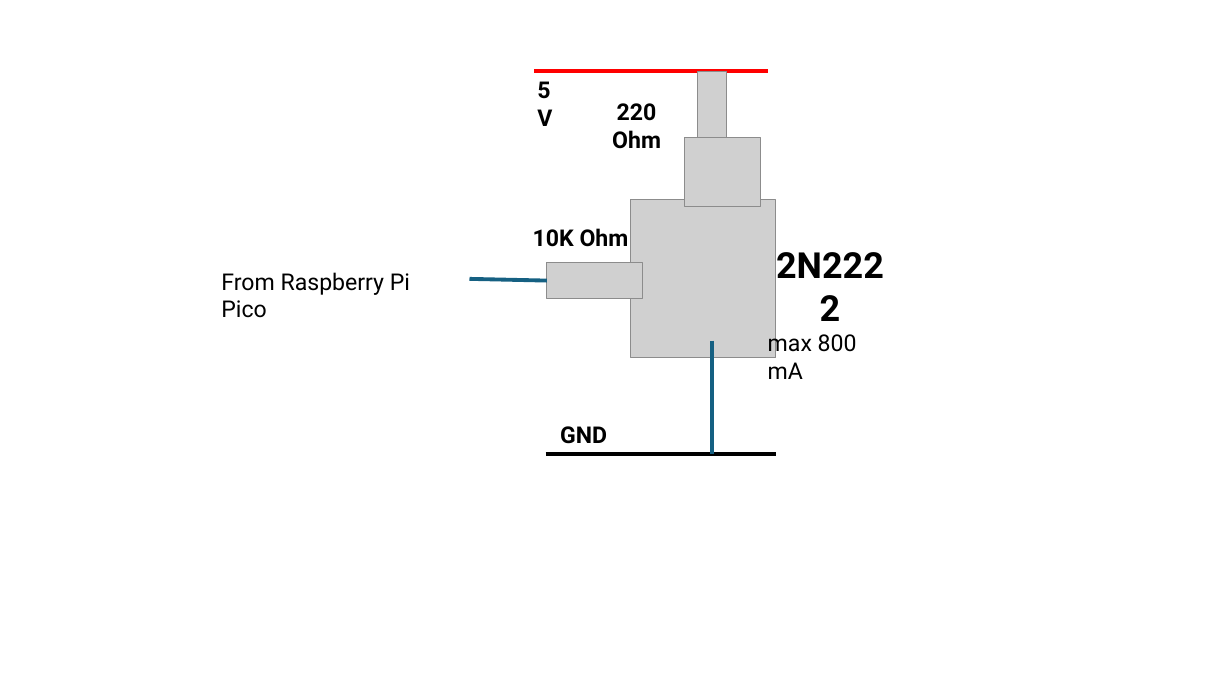
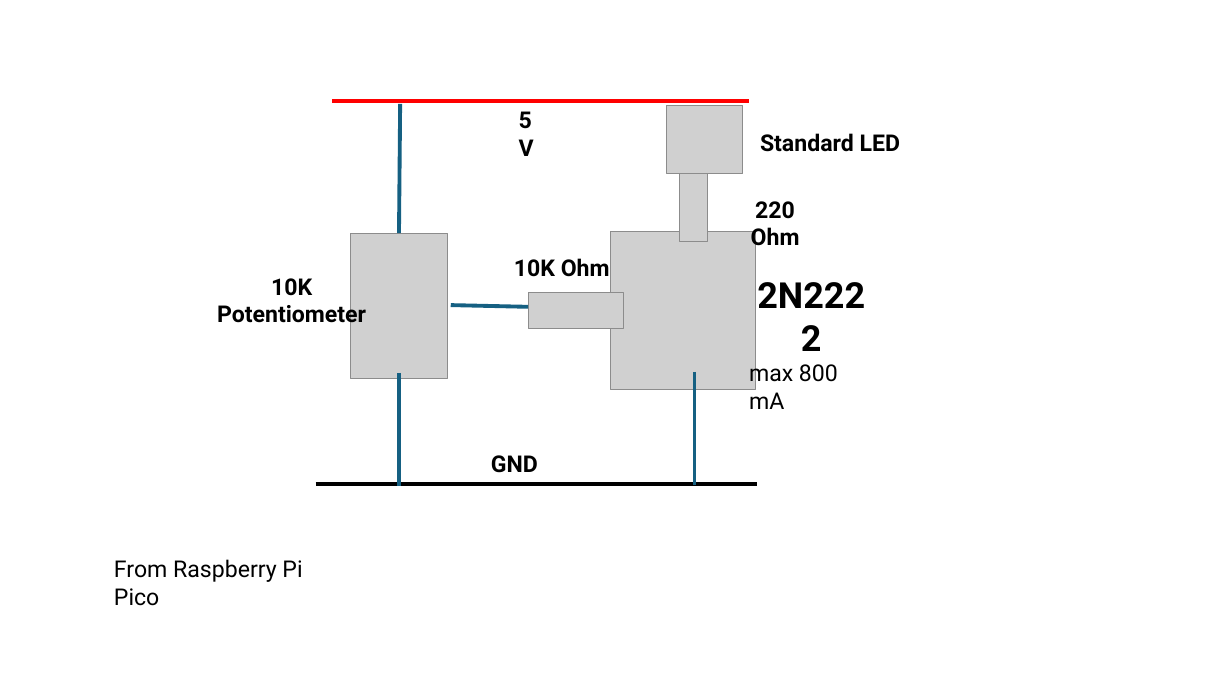
Before and after one commit to dmccreary/moving-rainbow, a slide deck: slide 2 of slides/Circuit-Diagrams.pptx (slide 1 before the commit). Drawn at 1232x693 pixels with LibreOffice and Linux fonts; fonts in the diff are those of the drawing; grey boxes stand for pictures. Boxes give left, top, right and bottom in pixels: in the first picture for what was removed or moved away, otherwise in the second. Text is boxed around its words. In the diff, an @@ line names an element or a change of style, - is before the commit and + after.

```diff
--- a/slides/Circuit-Diagrams.pptx
+++ b/slides/Circuit-Diagrams.pptx
@@ line moved from (534, 71) - (768, 71) to (333, 102) - (750, 102) @@
@@ line added from (400, 104) to (399, 233), #156082 3 pt @@
@@ picture: place and size @@
-picture at [684, 137, 760, 207]
+picture at [667, 105, 743, 174]
@@ text added at [760, 133, 900, 152], 18 pt, text #000000, bold @@
+Standard LED
@@ picture: place and size @@
-picture at [698, 72, 726, 141]
+picture at [679, 173, 708, 242]
@@ text "220 Ohm" rewrapped from [612, 103, 661, 149] to [751, 201, 800, 251] @@
@@ picture added at [350, 233, 447, 378] @@
@@ text added at [217, 278, 366, 328], 18 pt, text #000000, bold @@
+10K
+Potentiometer
@@ line moved from (470, 279) - (547, 281) to (451, 305) - (529, 307) @@
@@ line added from (399, 372) to (399, 486), #156082 3 pt @@
@@ 3 texts, 2 pictures, 1 line: place and size @@
-3 texts, 2 pictures, 1 line at [529, 71, 857, 454]
+3 texts, 2 pictures, 1 line at [509, 102, 838, 485]
@@ text "GND": place and size @@
-text "GND" at [560, 426, 607, 444]
+text "GND" at [491, 455, 538, 473]
@@ line moved from (546, 454) - (776, 454) to (316, 483) - (758, 483) @@
@@ text "From Raspberry Pi Pico": place and size @@
-text "From Raspberry Pi Pico" at [221, 272, 410, 318]
+text "From Raspberry Pi Pico" at [114, 559, 302, 606]
```
Also in this commit, not shown: 1 other slide changed, 2 slides added, 8 other files.
